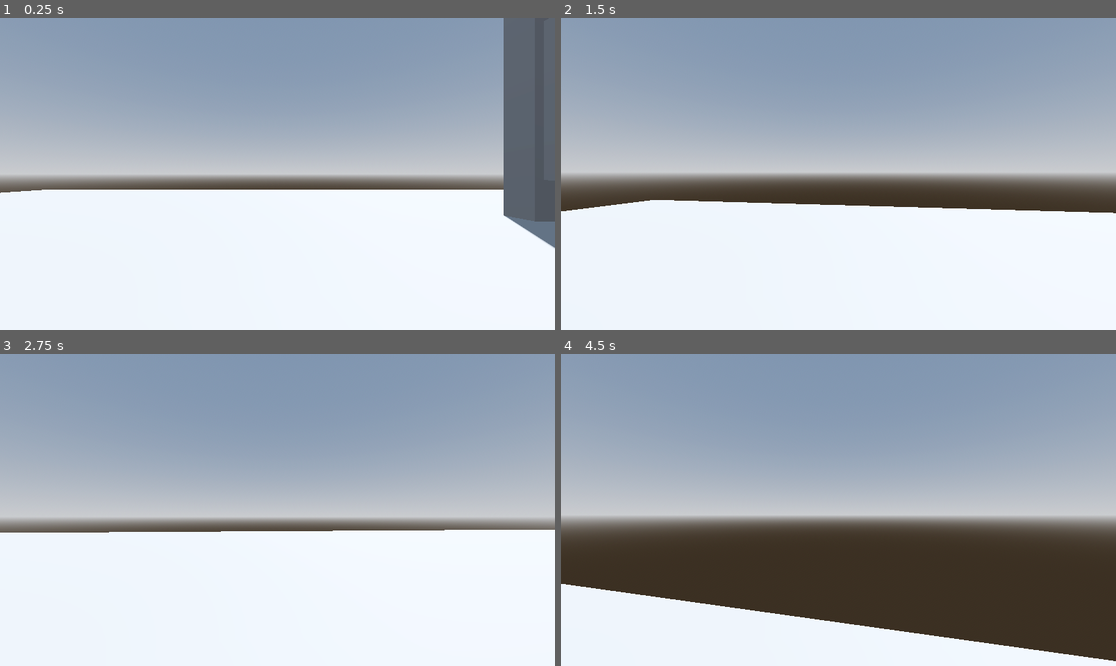
Above: before the commit, frames 1-4 (two rows, left to right).
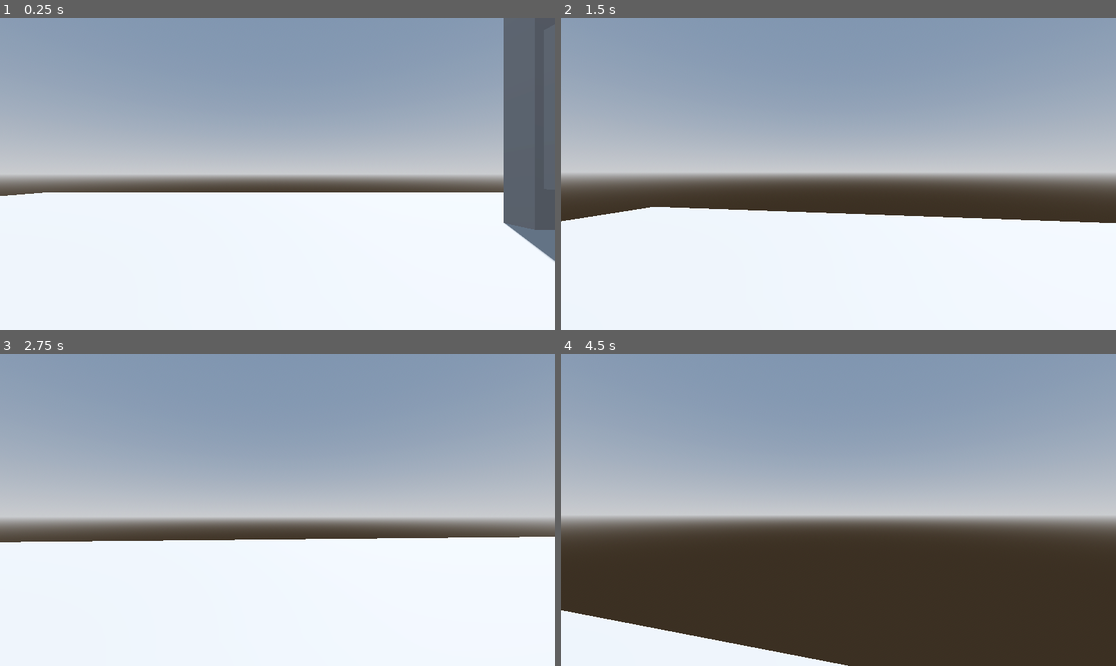
Above: after the commit, the same moments.

Repository: Raksa75/Resize
Game: Godot game, scene res://node_3d.tscn
Two runs of this game, one before a commit and one after it. Both use one fixed random seed, a clock stepped at 60 frames per second and the inputs below.
Inputs (mouse positions are in pixels of both pictures, inside the frame that each line leads up to):
- Up to frame 1 (0.25 s): no input
- Up to frame 2 (1.5 s): tap Enter at 0.5 s; move the mouse to (866, 174) at 0.52 s; hold Ctrl (crouch) 0.53-1.28 s; hold W (move_forward) from 0.53 s (still down); tap Space (jump) at 0.77 s; move the mouse to (810, 174) at 1.27 s; tap Ctrl (crouch) at 1.35 s
- Up to frame 3 (2.75 s): keep holding W (move_forward); tap Space (jump) at 1.52 s; move the mouse to (288, 503) at 2.02 s; hold Ctrl (crouch) from 2.03 s (still down)
- Up to frame 4 (4.5 s): keep holding W (move_forward); tap Space (jump) at 2.75, 3.02, 3.77 s; move the mouse to (832, 516) at 2.77 s; release Ctrl (crouch) at 2.78 s; tap Ctrl (crouch) at 2.85, 4.35 s; move the mouse to (877, 513) at 3.52 s; hold Ctrl (crouch) 3.53-4.28 s; move the mouse to (794, 506) at 4.27 s

The runs differ from the first frame. In frame 1, 1.3% of the frame differs, in the area x 0-100%, y 55-79%; in frame 2, 2.7%; in frame 3, 2.7%; in frame 4, 9.3%, in the area x 0-100%, y 73-100%.

Commit message:
Crouch patch
- Retirer le lerp ducoup plus d'animation
- Mais patch avec l'ajout de 2 hitbox + raycast

Diff:
--- a/node_3d.tscn
+++ b/node_3d.tscn
@@ -19,6 +19,9 @@
 
 [sub_resource type="CapsuleMesh" id="CapsuleMesh_a0tk4"]
 
+[sub_resource type="CapsuleShape3D" id="CapsuleShape3D_a202f"]
+height = 1.5
+
 [sub_resource type="BoxShape3D" id="BoxShape3D_a202f"]
 
 [sub_resource type="BoxMesh" id="BoxMesh_noarx"]
@@ -37,17 +40,28 @@
 script = ExtResource("1_a202f")
 speed = 10.0
 mouse_sensitivity = 0.3
+stand_camera_y = 1.0
 
 [node name="Camera3D" type="Camera3D" parent="Player"]
 transform = Transform3D(1, 0, 0, 0, 1, 0, 0, 0, 1, 0, 0.618914, 0.0217127)
 current = true
 
-[node name="CollisionShape3D" type="CollisionShape3D" parent="Player"]
+[node name="CollisionShape3D_Standing" type="CollisionShape3D" parent="Player"]
 shape = SubResource("CapsuleShape3D_noarx")
 debug_color = Color(0, 0.557703, 0.895704, 0.42)
 
 [node name="MeshInstance3D" type="MeshInstance3D" parent="Player"]
+visible = false
 mesh = SubResource("CapsuleMesh_a0tk4")
+
+[node name="CollisionShape3D_Crouched" type="CollisionShape3D" parent="Player"]
+transform = Transform3D(1, 0, 0, 0, 1, 0, 0, 0, 1, 0, -0.24714, 0)
+shape = SubResource("CapsuleShape3D_a202f")
+disabled = true
+
+[node name="RayCeiling" type="RayCast3D" parent="Player"]
+transform = Transform3D(1, 0, 0, 0, 1, 0, 0, 0, 1, 0, -0.99994, 0)
+target_position = Vector3(0, 2, 0)
 
 [node name="Sol" type="StaticBody3D" parent="."]
 transform = Transform3D(50, 0, 0, 0, 1, 0, 0, 0, 50, 2.20259, -1.97703, 0)
--- a/player.gd
+++ b/player.gd
@@ -6,15 +6,15 @@
 @export var gravity := 12.0
 @export var jump_velocity := 7.0
 
-@export var crouch_height := 1.0  # Hauteur du capsule accroupi
-@export var stand_height := 1.8   # Hauteur du capsule debout
-@export var crouch_camera_y := 0.4 # Y caméra accroupi
-@export var stand_camera_y := 0.8  # Y caméra debout
+@export var crouch_camera_y := 0.4
+@export var stand_camera_y := 0.8
 
 var rotation_x := 0.0
+var is_crouched := false
 
 func _ready():
 	Input.set_mouse_mode(Input.MOUSE_MODE_CAPTURED)
+	set_crouch(false)
 
 func _input(event):
 	if event is InputEventMouseMotion:
@@ -23,14 +23,11 @@
 		rotation_x = clamp(rotation_x, deg_to_rad(-90), deg_to_rad(90))
 		$Camera3D.rotation.x = rotation_x
 
-func can_stand_up() -> bool:
-	var collider = $CollisionShape3D.shape
-	var current_height = collider.height
-	var stand_diff = stand_height - current_height
-	if stand_diff < 0.01:
-		return true # Déjà debout
-	var up = Vector3.UP * (stand_diff * 0.5)
-	return not test_move(global_transform, up)
+func set_crouch(state : bool):
+	is_crouched = state
+	$CollisionShape3D_Standing.disabled = state
+	$CollisionShape3D_Crouched.disabled = not state
+	$Camera3D.position.y = crouch_camera_y if state else stand_camera_y
 
 func _physics_process(_delta):
 	var direction = Vector3.ZERO
@@ -45,31 +42,15 @@
 	direction.y = 0
 	direction = direction.normalized()
 
-	# Crouch logic
-	var is_crouching = Input.is_action_pressed("crouch")
-	var current_speed = crouch_speed if is_crouching else speed
+	var current_speed = crouch_speed if is_crouched else speed
 
-	var wants_to_stand = not Input.is_action_pressed("crouch")
-	var can_stand = can_stand_up()
-
-	var target_height : float
-	var target_cam_y : float
-
-	if wants_to_stand and can_stand:
-		# Autorisé à se relever, on lerp vers debout
-		target_height = stand_height
-		target_cam_y = stand_camera_y
-	elif wants_to_stand and not can_stand:
-		# On veut se relever mais plafond : on force accroupi
-		target_height = crouch_height
-		target_cam_y = crouch_camera_y
-	else:
-		# On veut rester accroupi
-		target_height = crouch_height
-		target_cam_y = crouch_camera_y
-
-	$CollisionShape3D.shape.height = lerp($CollisionShape3D.shape.height, target_height, 0.2)
-	$Camera3D.position.y = lerp($Camera3D.position.y, target_cam_y, 0.2)
+	# Gestion crouch avec RayCast3D
+	if Input.is_action_pressed("crouch"):
+		set_crouch(true)
+	elif is_crouched:
+		if not $RayCeiling.is_colliding():
+			set_crouch(false)
+		# sinon reste accroupi
 
 	velocity.x = direction.x * current_speed
 	velocity.z = direction.z * current_speed
Not shown: 1 places in node_3d.tscn that only renumber resources
